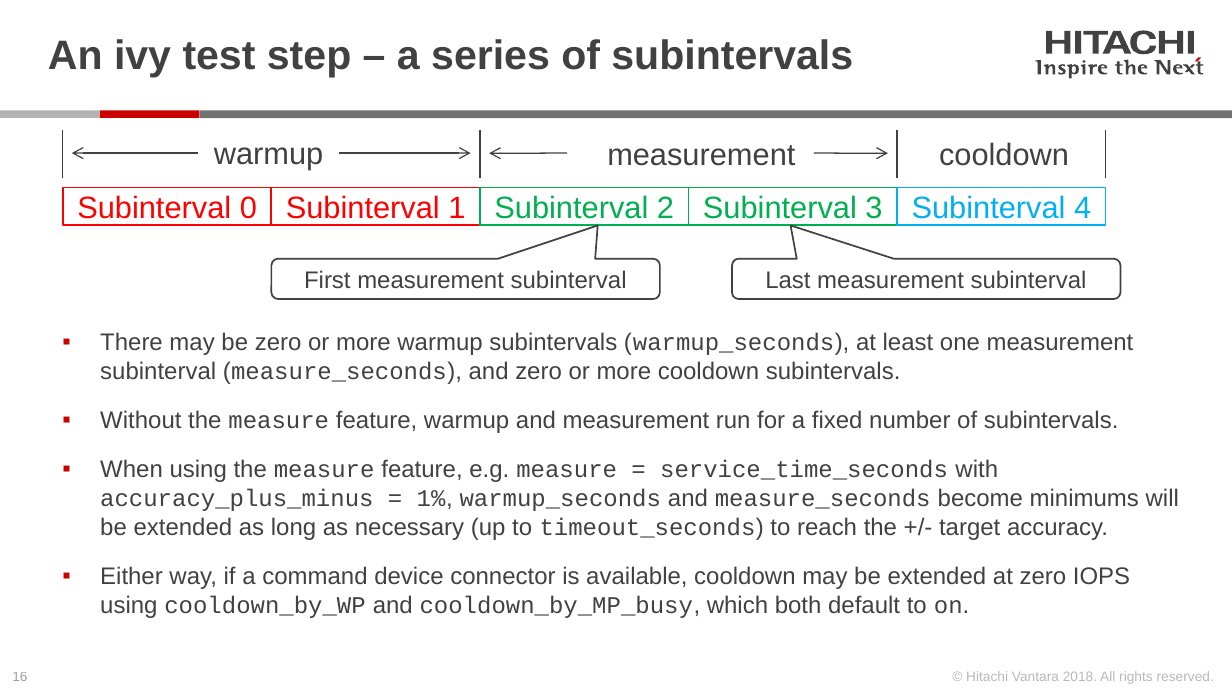
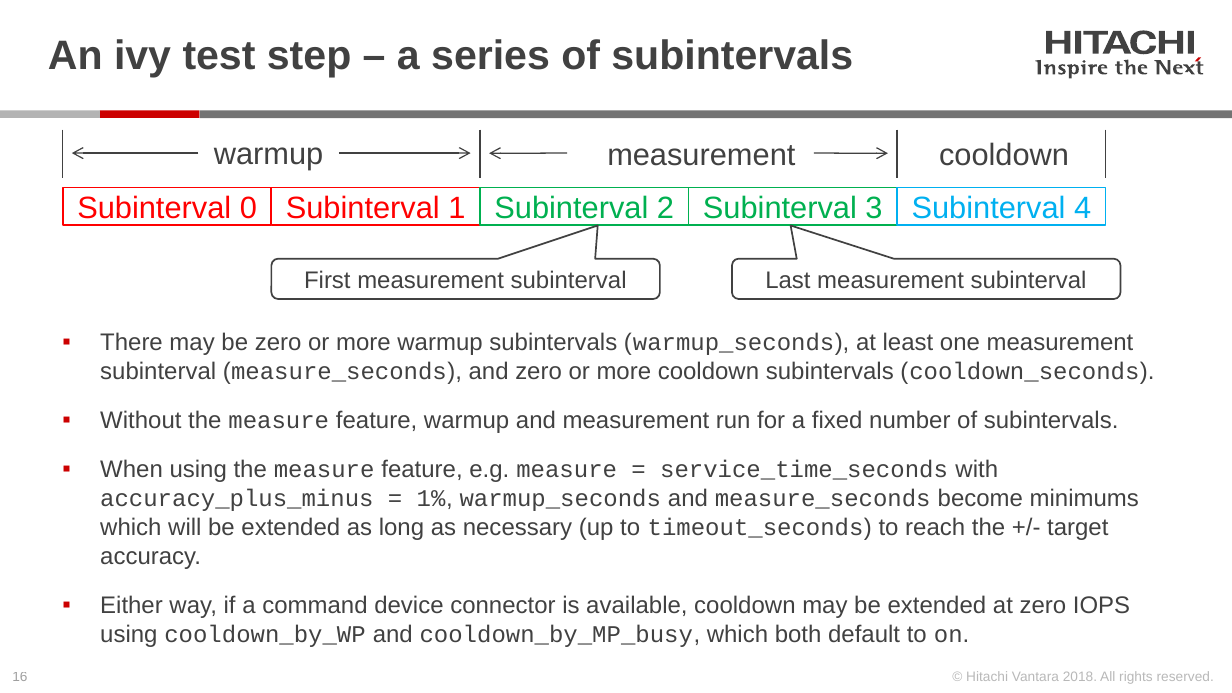
Before and after one commit to Hitachi-Data-Systems/ivy, a slide deck: slide 16 of doc/getting_started_with_ivy.pptx. Drawn at 1232x693 pixels with LibreOffice and Linux fonts; fonts in the diff are those of the drawing. Boxes give left, top, right and bottom in pixels: in the first picture for what was removed or moved away, otherwise in the second. Text is boxed around its words. In the diff, an @@ line names an element or a change of style, - is before the commit and + after.

```diff
--- a/doc/getting_started_with_ivy.pptx
+++ b/doc/getting_started_with_ivy.pptx
@@ text at <box>100,332,1154,384</box>: text changed @@
-▪ There may be zero or more warmup subintervals (warmup_seconds), at least one measurement subinterval (measure_seconds), and zero or more cooldown subintervals.
+▪ There may be zero or more warmup subintervals (warmup_seconds), at least one measurement subinterval (measure_seconds), and zero or more cooldown subintervals (cooldown_seconds).
@@ text at <box>100,459,1139,569</box>: text changed @@
-▪ When using the measure feature, e.g. measure = service_time_seconds with accuracy_plus_minus = 1%, warmup_seconds and measure_seconds become minimums will be extended as long as necessary (up to timeout_seconds) to reach the +/- target accuracy.
+▪ When using the measure feature, e.g. measure = service_time_seconds with accuracy_plus_minus = 1%, warmup_seconds and measure_seconds become minimums which will be extended as long as necessary (up to timeout_seconds) to reach the +/- target accuracy.
```
Also in this commit, not shown: 11 other slides changed, 16 other files.
